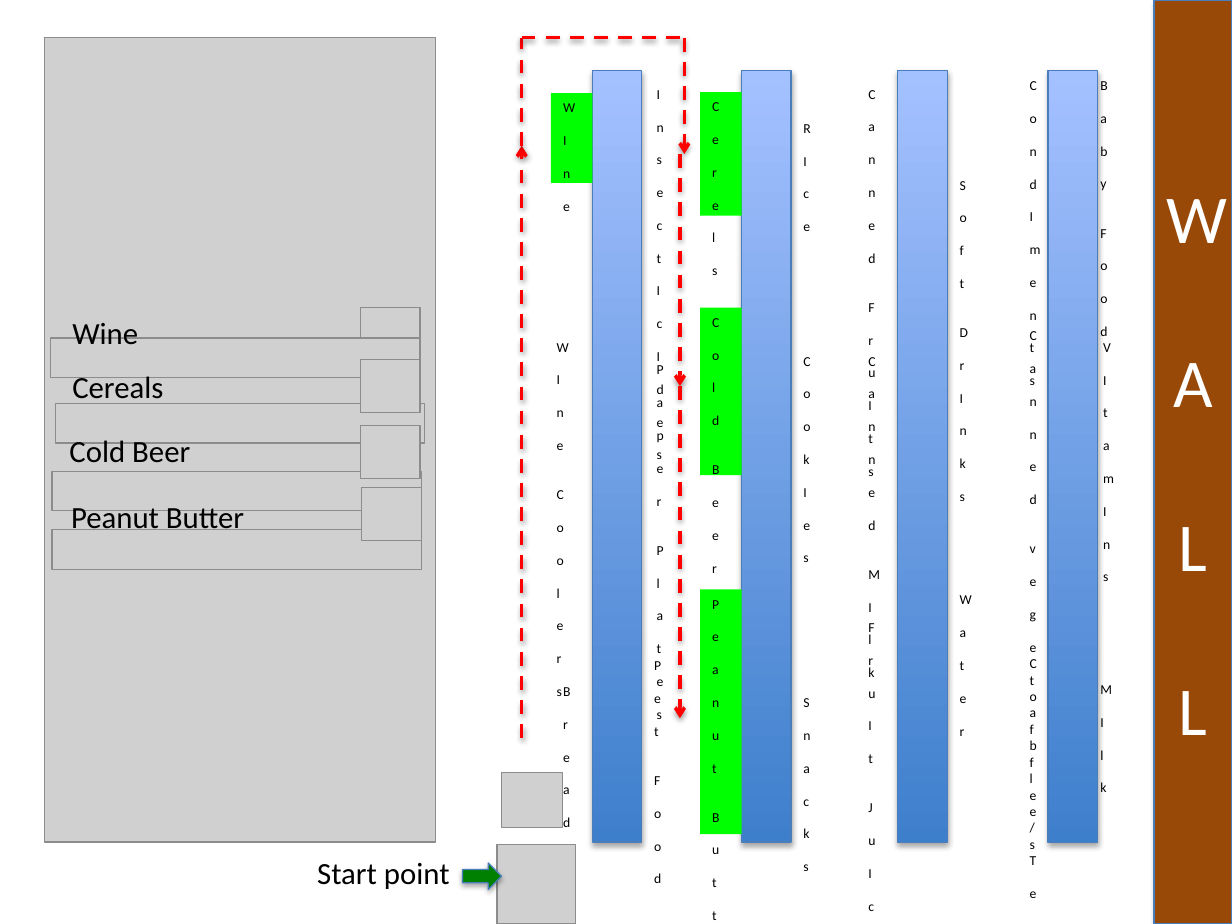
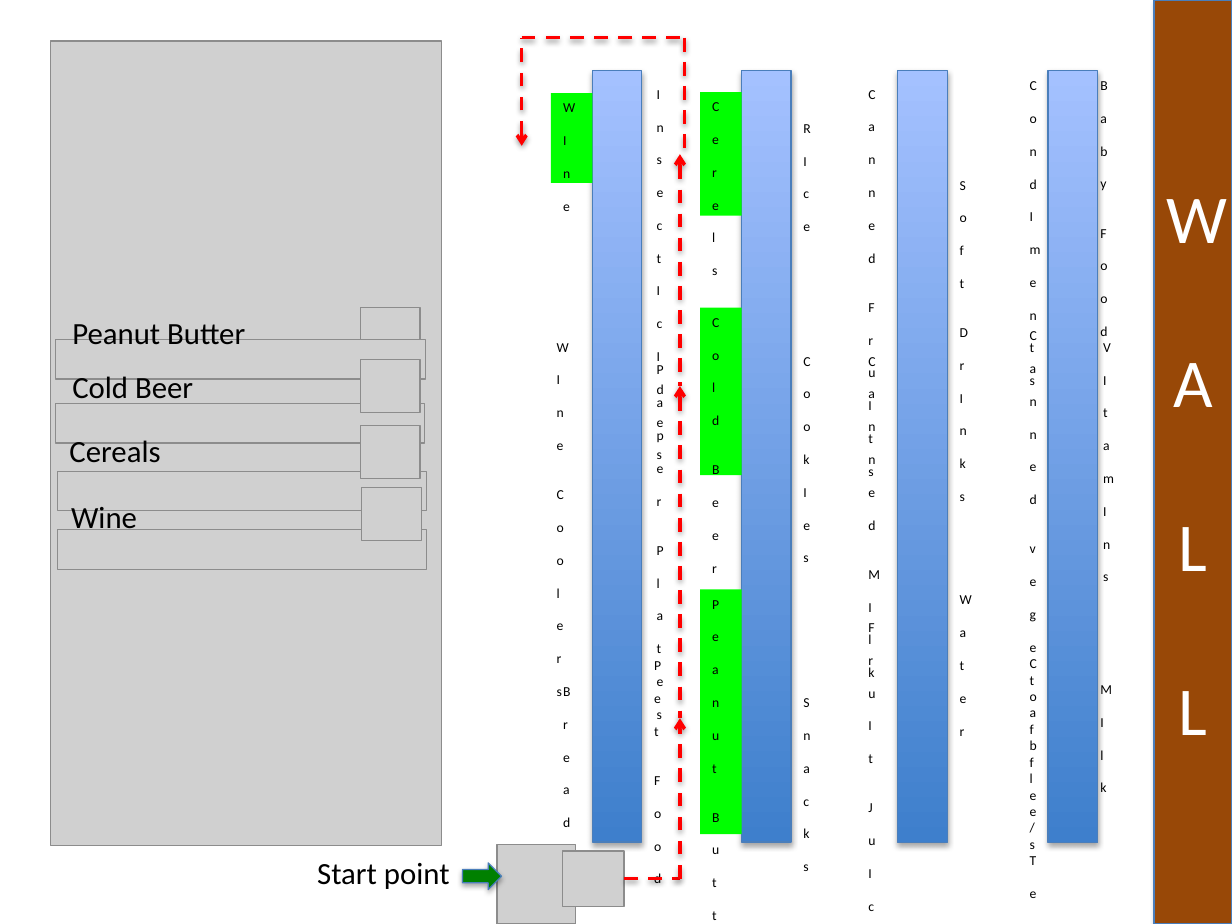
Before and after one commit to samuelbritt/QuickShop, a slide deck: slide 13 of QuickShop_DEMO.pptx. Drawn at 1232x924 pixels with LibreOffice and Linux fonts; fonts in the diff are those of the drawing; grey boxes stand for pictures. Boxes give left, top, right and bottom in pixels: in the first picture for what was removed or moved away, otherwise in the second. Text is boxed around its words. In the diff, an @@ line names an element or a change of style, - is before the commit and + after.

```diff
--- a/QuickShop_DEMO.pptx
+++ b/QuickShop_DEMO.pptx
@@ picture: place and size @@
-picture at <box>44,38,435,843</box>
+picture at <box>51,41,441,845</box>
@@ line (521, 145) - (521, 38): line to arrow @@
@@ arrow (685, 38) - (685, 154): arrow to line @@
@@ arrow removed from (521, 738) to (521, 145) @@
@@ arrow (680, 154) - (680, 386): arrowheads changed @@
@@ text at <box>72,324,245,345</box>: text changed @@
-Wine
+Peanut Butter
@@ 3 pictures: place and size @@
-3 pictures at <box>51,338,421,569</box>
+3 pictures at <box>55,340,426,569</box>
@@ text "Cold Beer" rewrapped from <box>69,440,190,463</box> to <box>72,376,193,404</box> @@
@@ arrow (680, 386) - (680, 718): arrowheads changed @@
@@ text "Cereals" rewrapped from <box>72,376,163,404</box> to <box>69,440,160,463</box> @@
@@ text at <box>71,507,137,530</box>: text changed @@
-Peanut Butter
+Wine
@@ arrow added from (680, 878) to (680, 718), #FF0000 2 pt dashed @@
@@ picture: place and size @@
-picture at <box>501,772,563,828</box>
+picture at <box>563,851,625,907</box>
@@ line added from (625, 878) to (680, 878), #FF0000 2 pt dashed @@
```
Also in this commit, not shown: 5 other slides changed, 1 other file.
